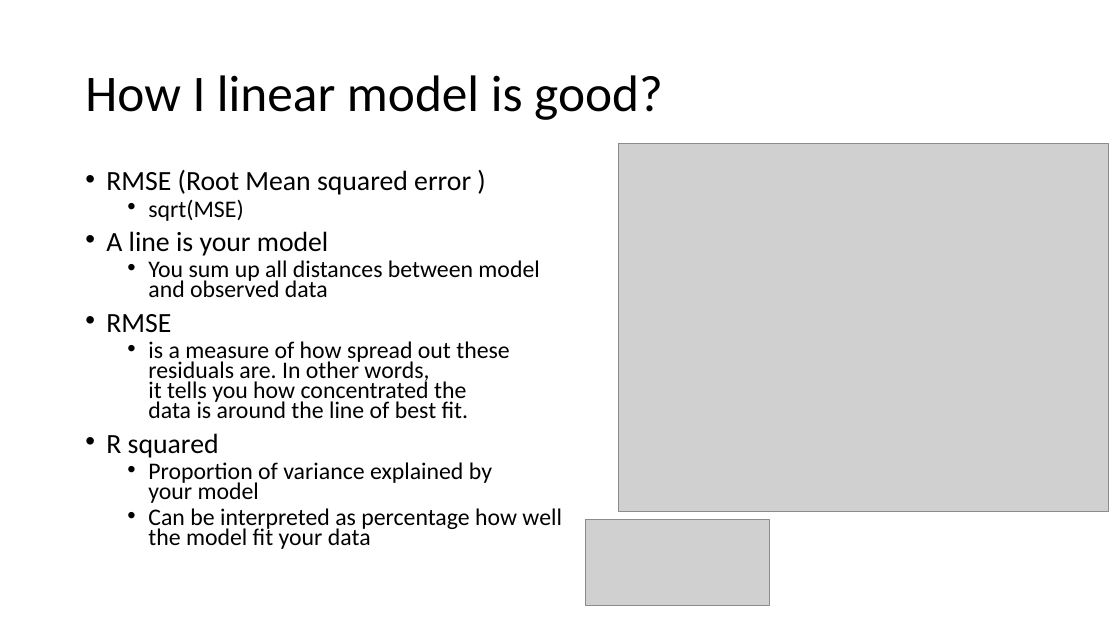
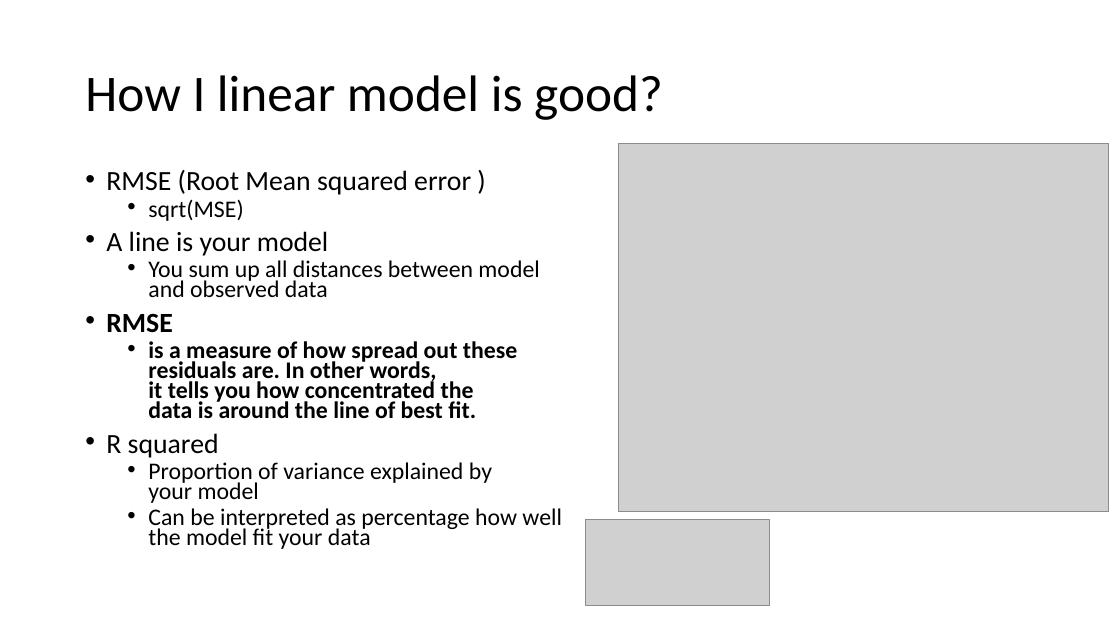
Before and after one commit to mariak13/RIT_DataScience_Seminar, a slide deck: slide 12 of ppt/day3.pptx (slide 11 before the commit). Drawn at 1120x630 pixels with LibreOffice and Linux fonts; fonts in the diff are those of the drawing; grey boxes stand for pictures. Boxes give left, top, right and bottom in pixels: in the first picture for what was removed or moved away, otherwise in the second. Text is boxed around its words. In the diff, an @@ line names an element or a change of style, - is before the commit and + after.

```diff
--- a/ppt/day3.pptx
+++ b/ppt/day3.pptx
@@ text at box(106, 313, 517, 418): bold on in "RMSE", "is a measure of how spread out ..." @@
```
Also in this commit, not shown: 2 slides added, 3 other files.
